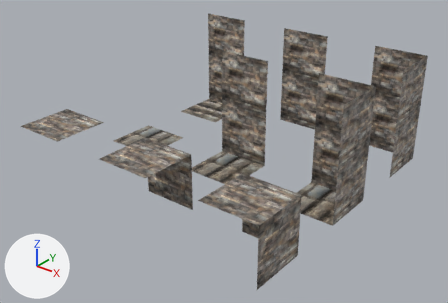
What one commit did to the glTF model Tiles/dungeon_tiles.glb.
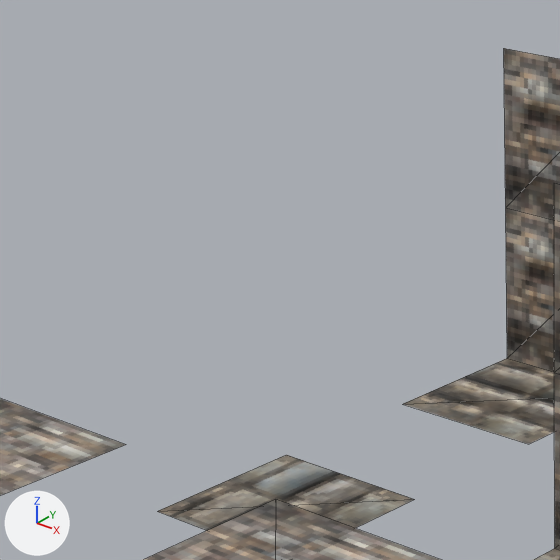
Old and new are each drawn whole from a 50 mm camera at (6.28, -7.92, 5.23) aimed at (-0.19, 0.16, 0.21) and again close up on the part from 16% to 50% of the width and 0% to 51% of the height. Every picture has the same lights, and +X, +Y and +Z are marked at lower left. The close-ups show mesh edges as thin lines.

In view in the first close-up: 'floor-col', 'roof-col', 'wall-floor-col', 'wall-floor-inverted-col', 'wall-roof-col'.
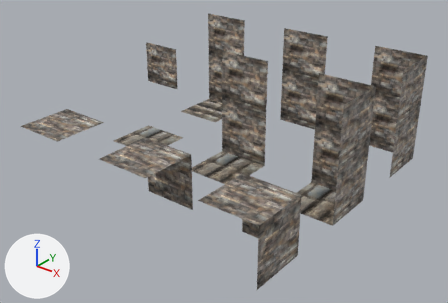
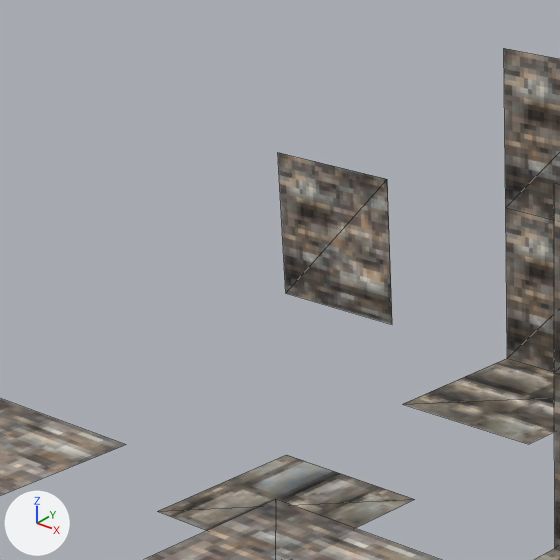
Location of each change, (x1, y1, x2, y2) in pixels of the close-ups (560 x 560 px):
'wall-small-col', added: after (278, 153, 392, 324)

What changed in the scene script:
```text
Add mat_material_007:
    mat_material_007 = bpy.data.materials.new('Material.007')
    # uses the picture img_atlas_n_png
    # uses the picture img_atlas_png
Add me_plane_009:
    me_plane_009.from_pydata(...)  # 4 vertices, 2 faces; spans x -0.5..0.5, y 0.5, z 0.0..1.0
    me_plane_009.materials.append(mat_material_007)
Add ob_wall_small_col:
    ob_wall_small_col = bpy.data.objects.new('wall-small-col', me_plane_009)
    ob_wall_small_col.location = (-4.0, 2.0, 0.0)
```
